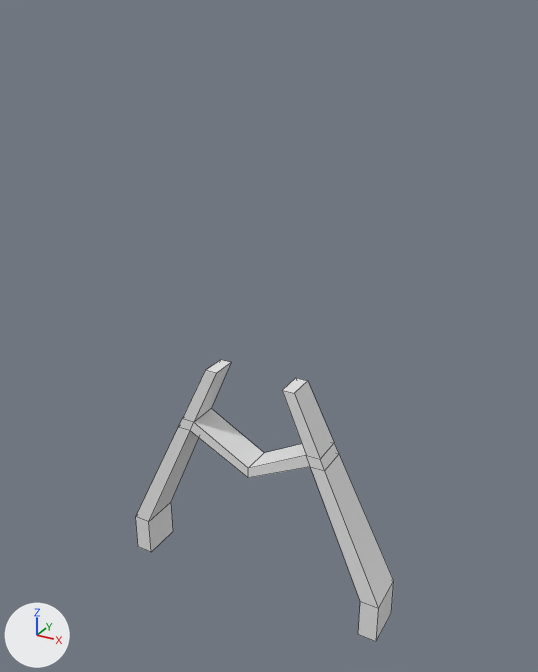
A saved change to the Blender file Art/LeoArt/billboard.blend.
The view is the same before and after, from a 50 mm camera at (15.1, -26.2, 25.8) aimed at (0.4, 0.4, 12.5). Lighting does not change. The marker at lower left points along +X, +Y and +Z. The first picture is the older version. Mesh edges are drawn as thin lines. Materials are left out; every surface is plain grey.

The first picture shows 'support'.
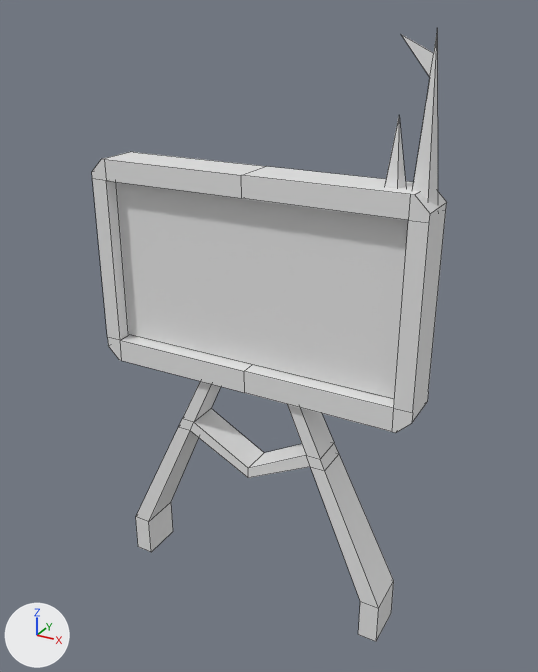
Commit message: billboard fix

Pixel boxes [x1, y1, x2, y2] of what changed, in the pictures (538 x 672 px):
'poster', shown: after [117, 182, 408, 399]
'edge', shown: after [92, 152, 447, 433]
'antenna', shown: after [384, 34, 438, 204]
part 1 of me_cube_001, built on: after [103, 152, 447, 422]

The change in detail:
me_cube_001 is used by ob_edge; location (0.0, 0.0, 0.0).
me_cube_001 had 28 vertices, 24 faces and spanned x 0.0..7.66, y -1.0..1.0, z 10.23..19.87.
me_cube_001 now has 28 vertices, 18 faces and spans x 0.0..7.66, y -1.0..1.0, z 10.23..19.87.
Part 1, on me_cube_001:
9 faces are deleted.
3 new faces join them.
Object 'poster' (ob_poster) is now shown.
Object 'edge' (ob_edge) is now shown.
Object 'antenna' (ob_antenna) is now shown.
